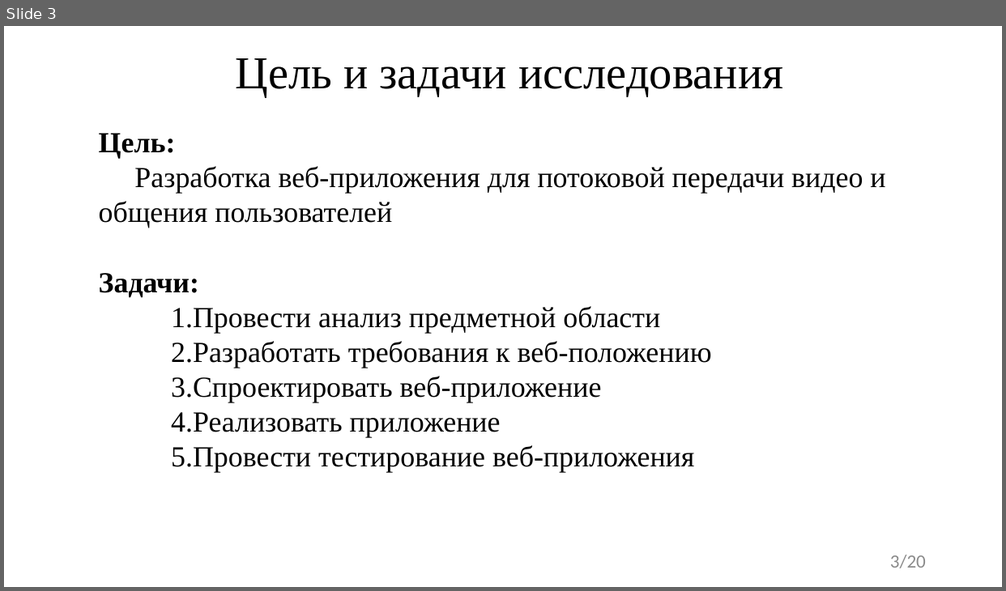
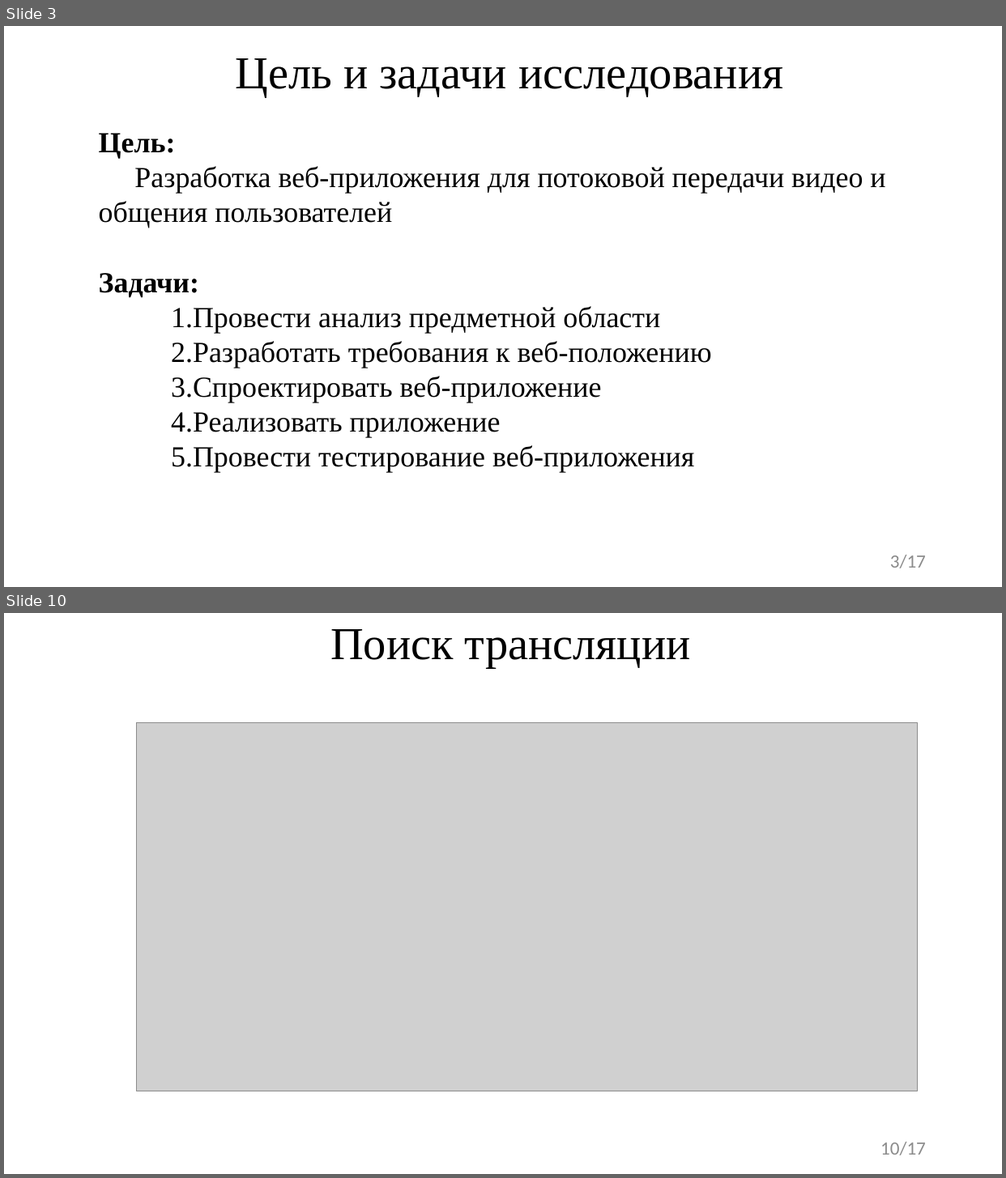
Before and after one commit to FaceMan01/Homework, a slide deck: Курсовая Работа/Презентация Курсовой Работы.pptx. Shown one above the other, each under a label of ours: slide 3 before the commit, slides 3 and 10 after it; the slides between them are not shown. The pictures are 1006x591 and 1006x1178 pixels, drawn with LibreOffice and Linux fonts; fonts in the diff are those of the drawing; grey boxes stand for pictures. Boxes give left, top, right and bottom in pixels: in the first picture for what was removed or moved away, otherwise in the second. Text is boxed around its words. In the diff, an @@ line names an element or a change of style, - is before the commit and + after.

```diff
--- a/Курсовая Работа/Презентация Курсовой Работы.pptx
+++ b/Курсовая Работа/Презентация Курсовой Работы.pptx
@@ slide 10 added at bbox=[4, 613, 1002, 1174], background #FFFFFF @@
@@ text added at bbox=[330, 629, 691, 668], 44 pt, text #000000 @@
+Поиск трансляции
@@ picture added at bbox=[137, 723, 918, 1092] @@
@@ page number added at bbox=[880, 1142, 926, 1156], 18 pt, text #8C8C8C @@
+10/17
@@ page number at bbox=[890, 555, 926, 569]: text changed @@
-3/20
+3/17
```
Also in this commit, not shown: 9 slides changed, 13 other files.
